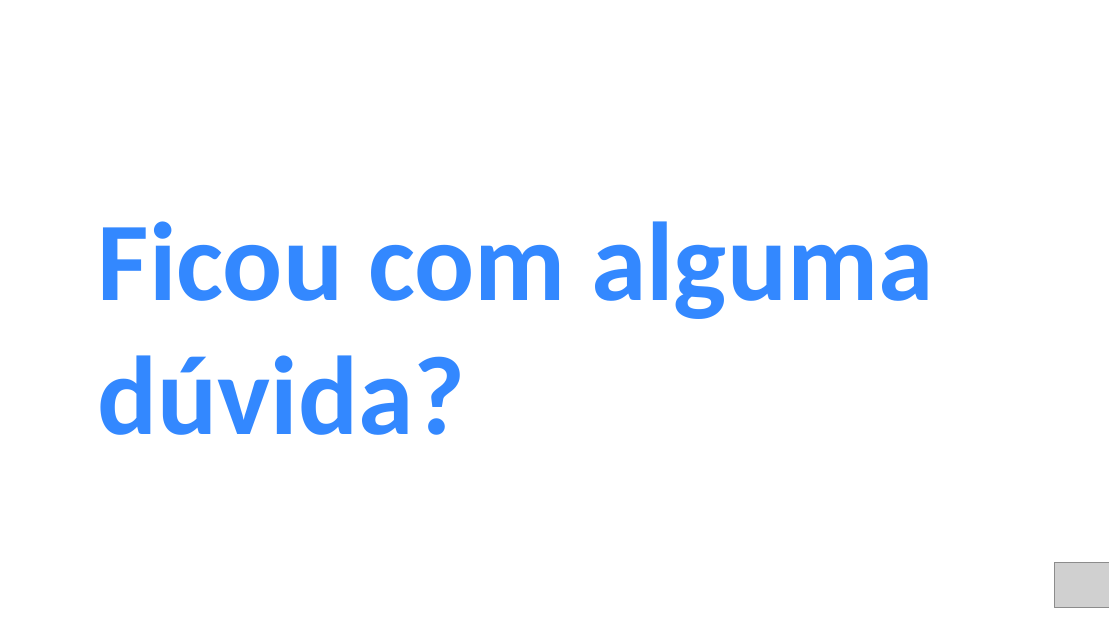
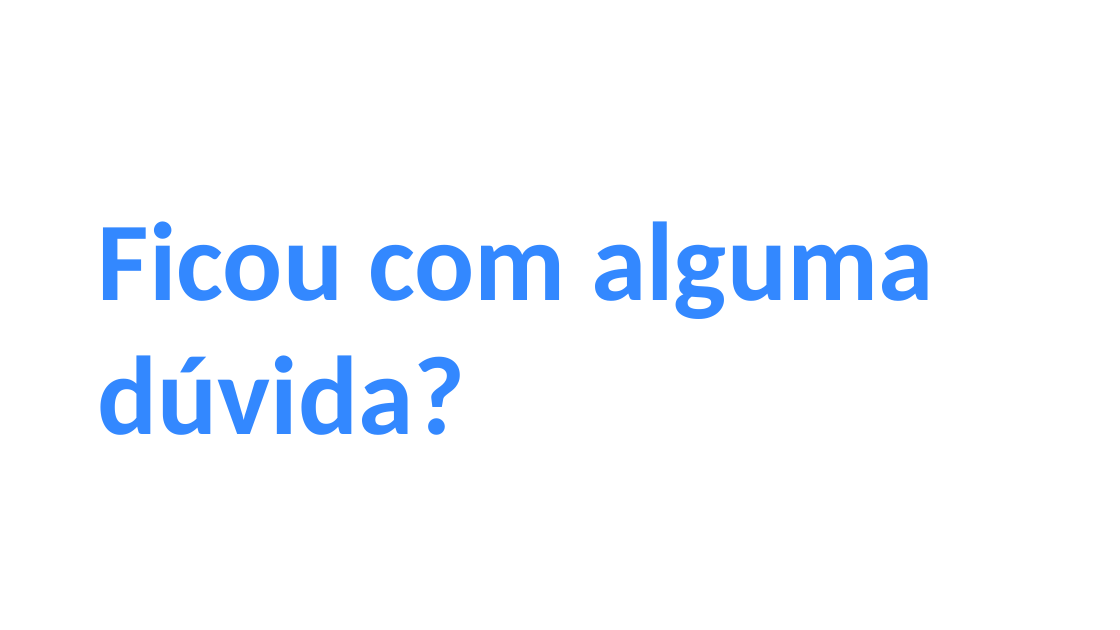
Before and after one commit to mathara/Adquirencia_SUP, a slide deck: slide 10 of Case_Neptune.pptx. Drawn at 1120x630 pixels with LibreOffice and Linux fonts; fonts in the diff are those of the drawing; grey boxes stand for pictures. Boxes give left, top, right and bottom in pixels: in the first picture for what was removed or moved away, otherwise in the second. Text is boxed around its words. In the diff, an @@ line names an element or a change of style, - is before the commit and + after.

```diff
--- a/Case_Neptune.pptx
+++ b/Case_Neptune.pptx
@@ picture removed at (1054, 563, 1120, 607) @@
@@ rectangle removed at (1110, 546, 1120, 613) @@
```
Also in this commit, not shown: 3 other slides changed, 5 other files.
